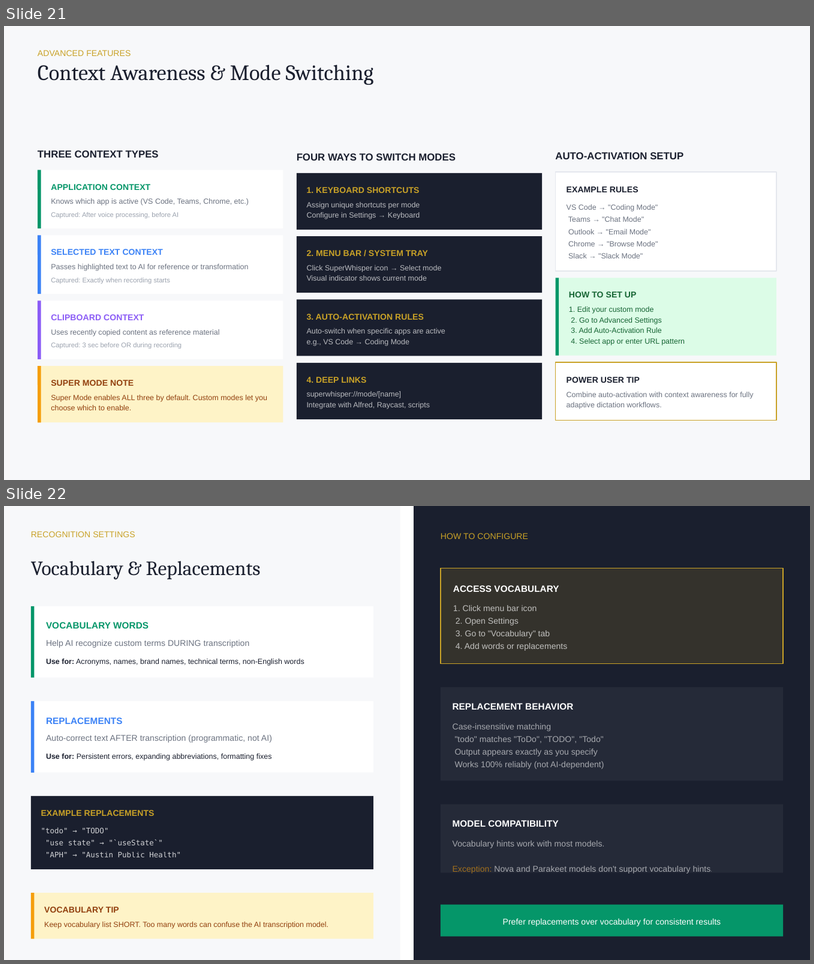
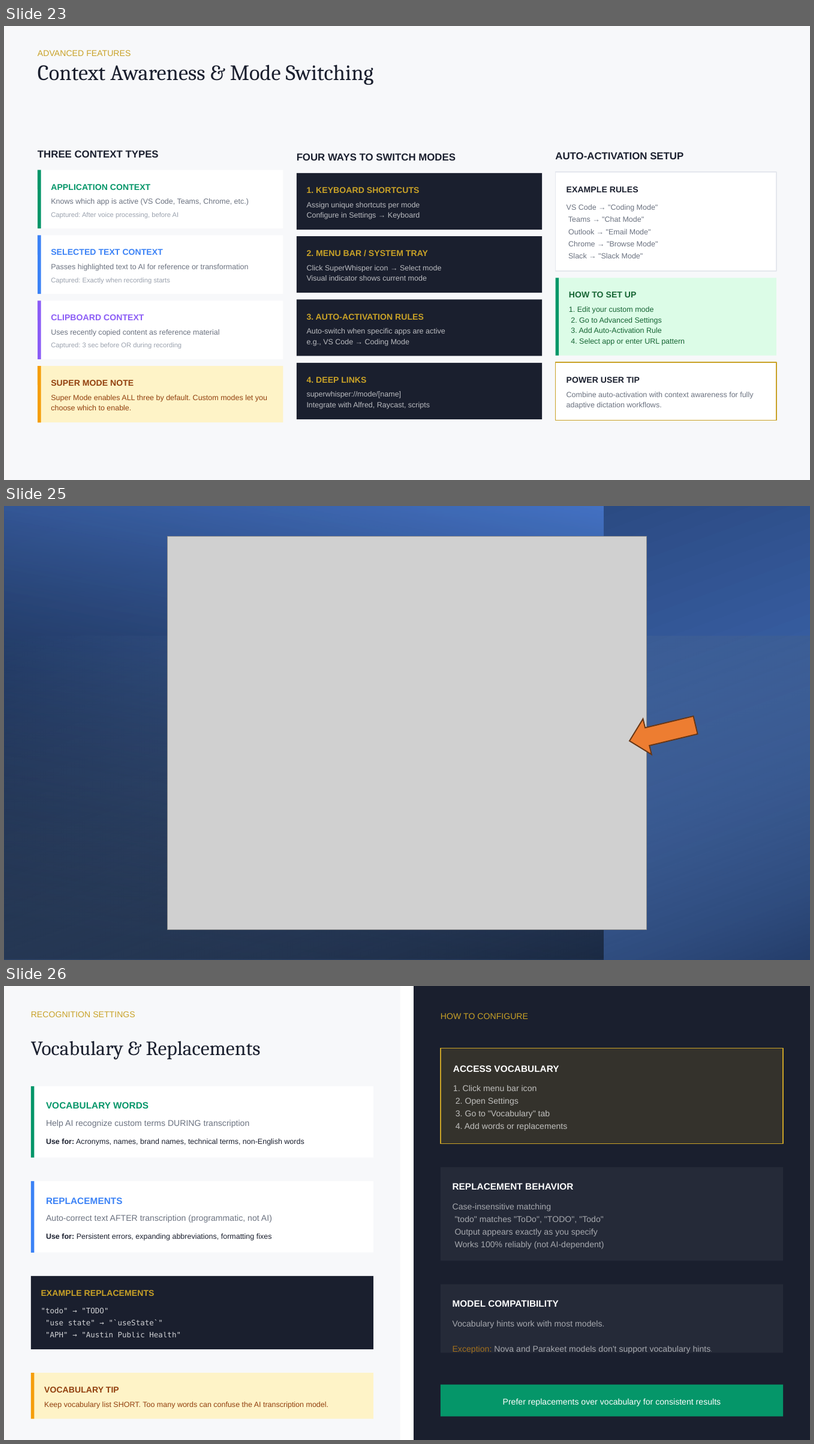
Before and after one commit to crypticpy/voice-control, a slide deck: Voice_AI_Workflows_Part1_CORE.pptx. Shown one above the other, each under a label of ours: slides 21 and 22 before the commit, slides 23, 25 and 26 after it; the slides between them are not shown. The pictures are 814x964 and 814x1444 pixels, drawn with LibreOffice and Linux fonts; fonts in the diff are those of the drawing; grey boxes stand for pictures. Boxes give left, top, right and bottom in pixels: in the first picture for what was removed or moved away, otherwise in the second. Text is boxed around its words. In the diff, an @@ line names an element or a change of style, - is before the commit and + after.

```diff
--- a/Voice_AI_Workflows_Part1_CORE.pptx
+++ b/Voice_AI_Workflows_Part1_CORE.pptx
@@ slide 25 added at [4,506,810,960], background #FFFFFF @@
@@ rectangle added at [4,506,810,959], fill gradient #4472C4 to #203864 @@
@@ rectangle added at [4,506,604,959], fill gradient #000000 to #4472C4 @@
@@ picture added at [168,537,647,930] @@
@@ rectangle added at [4,636,810,960], fill gradient #9DC3E6 to #000000 @@
@@ right arrow added at [626,708,700,759], fill #ED7D31, outline #683715 1 pt @@
@@ what was slide 21 is now slide 23 @@
@@ what was slide 22 is now slide 26 @@
```
Also in this commit, not shown: 9 slides changed, 13 other slides added, 42 other files.
